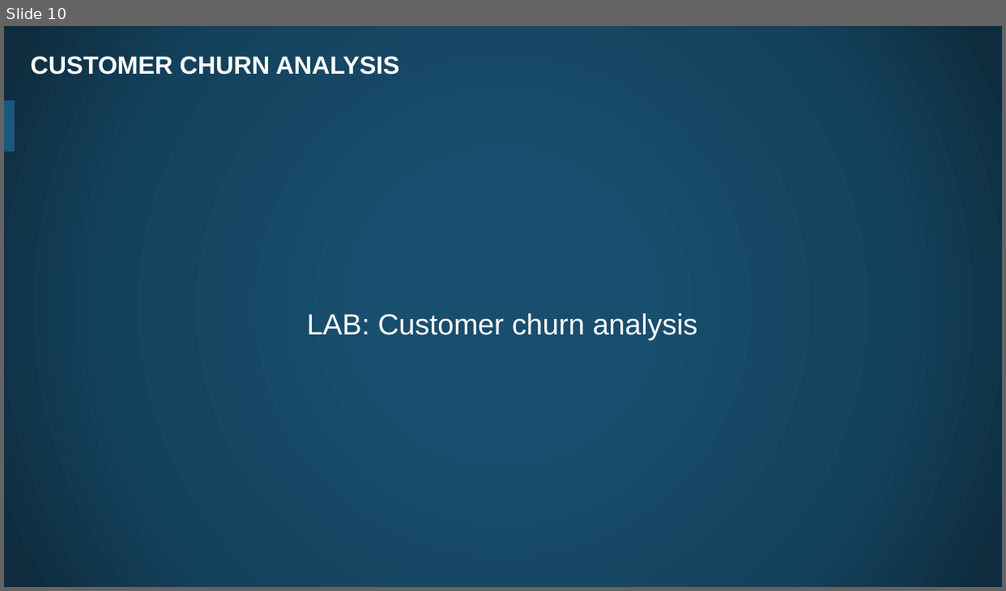
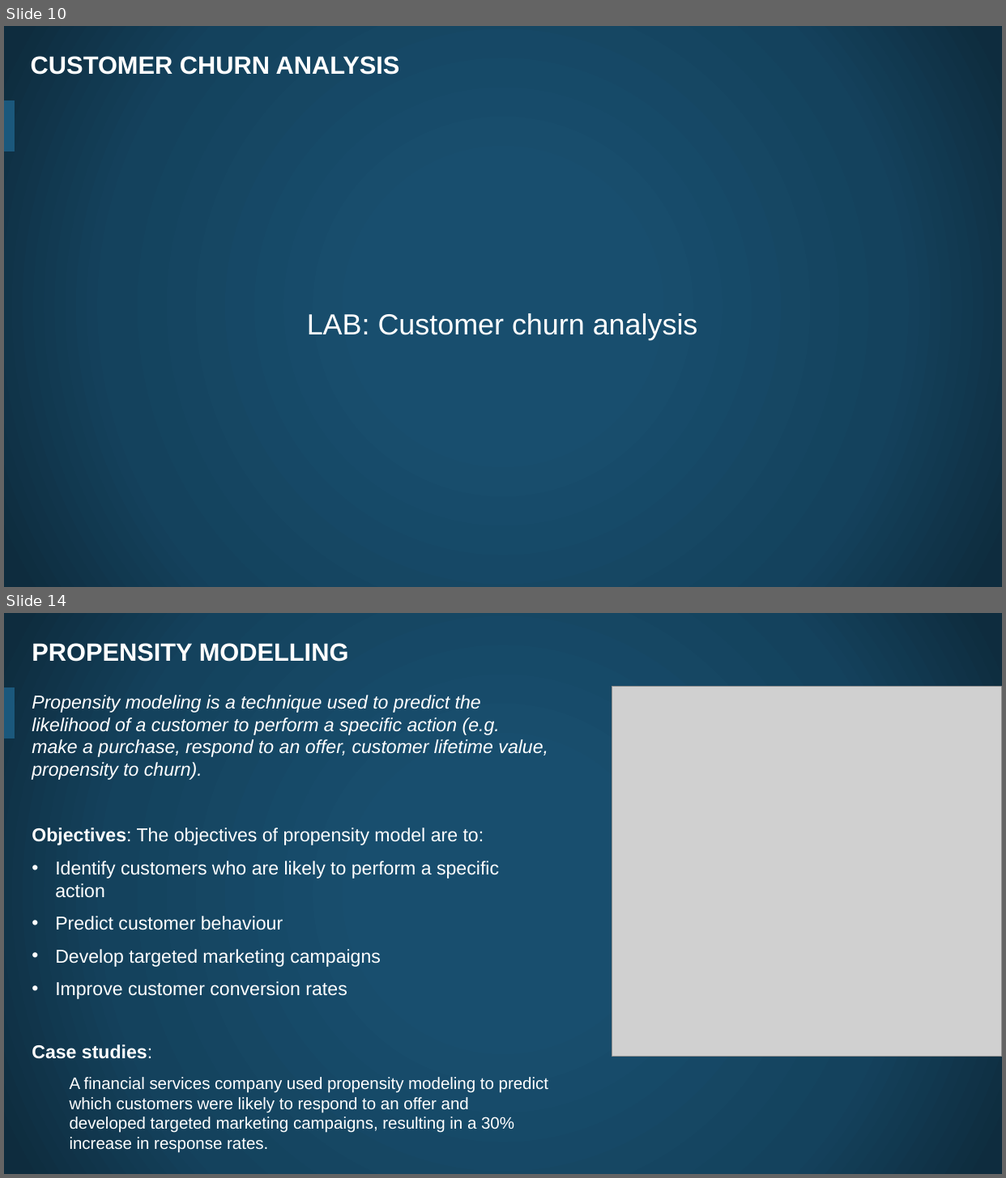
Before and after one commit to thehn/data-analytics-with-spark, a slide deck: slides/06. Spark Machine Learning - Labs Practice.pptx. Shown one above the other, each under a label of ours: slide 10 before the commit, slides 10 and 14 after it; the slides between them are not shown. The pictures are 1006x591 and 1006x1178 pixels, drawn with LibreOffice and Linux fonts; fonts in the diff are those of the drawing; grey boxes stand for pictures; background and template pictures are left out. Boxes give left, top, right and bottom in pixels: in the first picture for what was removed or moved away, otherwise in the second. Text is boxed around its words. In the diff, an @@ line names an element or a change of style, - is before the commit and + after.

```diff
--- a/slides/06. Spark Machine Learning - Labs Practice.pptx
+++ b/slides/06. Spark Machine Learning - Labs Practice.pptx
@@ slide 14 added at (4,613,1002,1174), background picture (left out); not listed: 1 template element that a slide beside it also shows @@
@@ title added at (32,643,349,662), 24 pt, text #FFFFFF, bold @@
+PROPENSITY MODELLING
@@ text added at (32,695,548,1153), 18 pt, text #FFFFFF @@
+Propensity modeling is a technique used to predict the likelihood of a customer to perform a specific action (e.g. make a purchase, respond to an offer, customer lifetime value, propensity to churn).
+Objectives: The objectives of propensity model are to:
+• Identify customers who are likely to perform a specific action
+• Predict customer behaviour
+• Develop targeted marketing campaigns
+• Improve customer conversion rates
+Case studies:
+  A financial services company used propensity modeling to predict which customers were likely to respond to an offer and developed targeted marketing campaigns, resulting in a 30% increase in response rates.
@@ picture added at (612,687,1002,1056) @@
```
Also in this commit, not shown: 1 slide changed, 9 other slides added, 21 other files.
